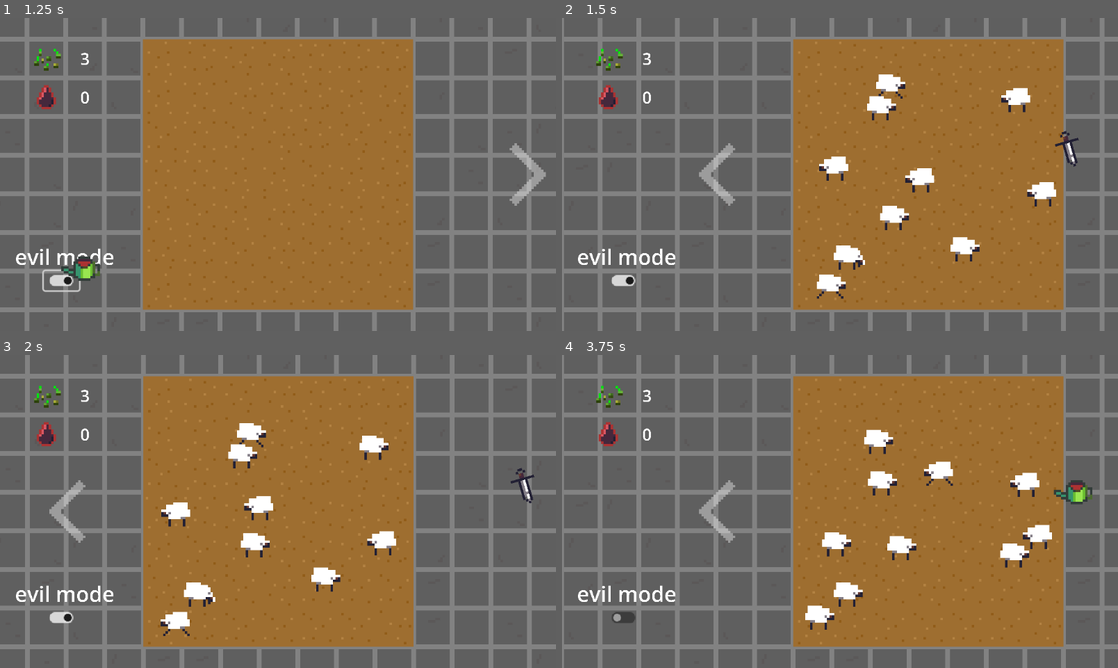
Above: before the commit, frames 1-4 (two rows, left to right).
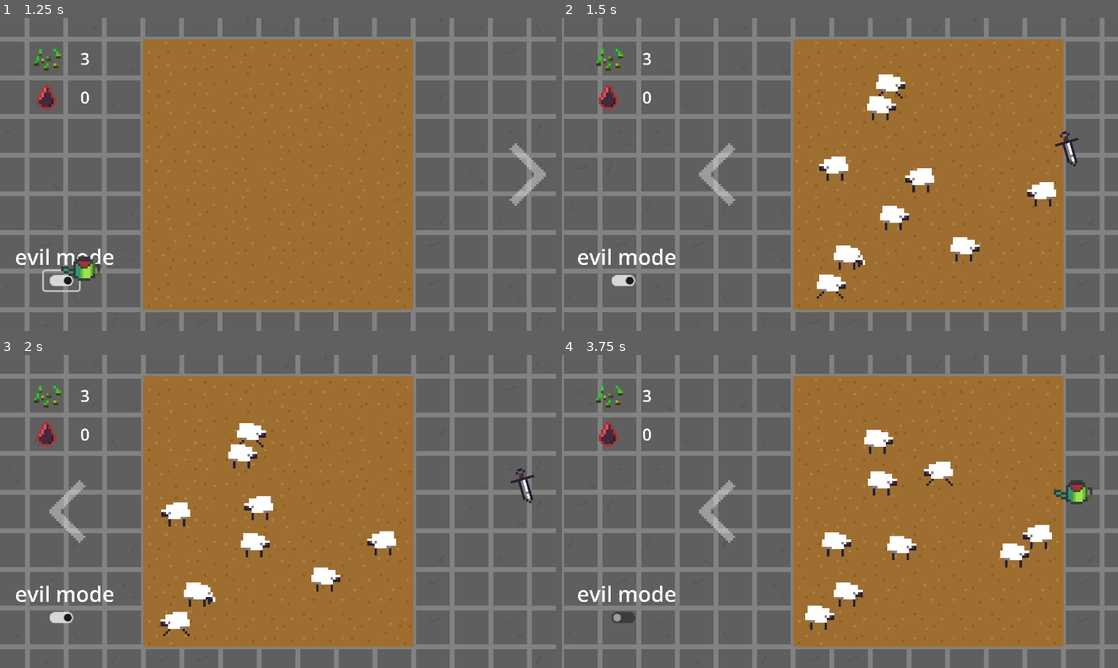
Above: after the commit, the same moments.

Repository: aeriab/giftjam_lebron
Game: Godot game, scene res://main/main.tscn
Two runs of this game, one before a commit and one after it. Both use one fixed random seed, a clock stepped at 60 frames per second and the inputs below.
Inputs (mouse positions are in pixels of both pictures, inside the frame that each line leads up to):
- Up to frame 1 (1.25 s): click (61, 280) at 0.5 s
- Up to frame 2 (1.5 s): click (1090, 174) at 1.25 s
- Up to frame 3 (2 s): no input
- Up to frame 4 (3.75 s): click (628, 511) at 2 s; click (623, 617) at 2.75 s; click (1090, 511) at 3.5 s

Frame 1 is identical in both runs. In frame 2, 0.3% of the frame differs, in the area x 79-85%, y 22-31%; in frame 3, 0.3%; in frame 4, 0.3%.

Commit message:
Very last sheep cannot be killed

Diff:
--- a/global.gd
+++ b/global.gd
@@ -2,6 +2,8 @@
 
 var blood: int = 0
 var seed: int = 3
+
+var sheep_left: int = 9
 
 var evil_mode: bool = false
 var in_plant_scene: bool = true
--- a/shap.gd
+++ b/shap.gd
@@ -121,10 +121,13 @@
 # SEES MOUSE CLICKS TO ALLOW DEATH
 func _input(event):
 	if event is InputEventMouseButton and event.pressed and event.button_index == MOUSE_BUTTON_LEFT and mouse_inside:
+		print(str(Global.sheep_left) + " sheep left")
 		if state!=States.DEATH:
-			if Global.evil_mode:
+			if Global.evil_mode && Global.sheep_left > 1:
+				Global.sheep_left -= 1
 				set_state("DEATH")
-			else:
+			if !Global.evil_mode:
+				Global.sheep_left += 1
 				SignalManager.populate_sheep.emit(self.global_position)
 	elif event is InputEventMouseButton and event.pressed and event.button_index == MOUSE_BUTTON_RIGHT and mouse_inside:
 		if state!=States.DEATH and state!=States.POPULATE and Global.seed > 0:
--- a/sheep_minigame.gd
+++ b/sheep_minigame.gd
@@ -6,7 +6,7 @@
 func _ready() -> void:
 	SignalManager.populate_sheep.connect(sheepBirth)
 	# SPAWNS 10 SHAPS INITIALLY
-	for i in range(0,10):
+	for i in range(0,Global.sheep_left):
 		var new_shap = shap.instantiate()
 		new_shap.global_position.x = (randf_range($"Pen Markers/topleft".position.x,$"Pen Markers/topright".position.x))
 		new_shap.global_position.y = (randf_range($"Pen Markers/topleft".position.y,$"Pen Markers/bottomleft".position.y))
